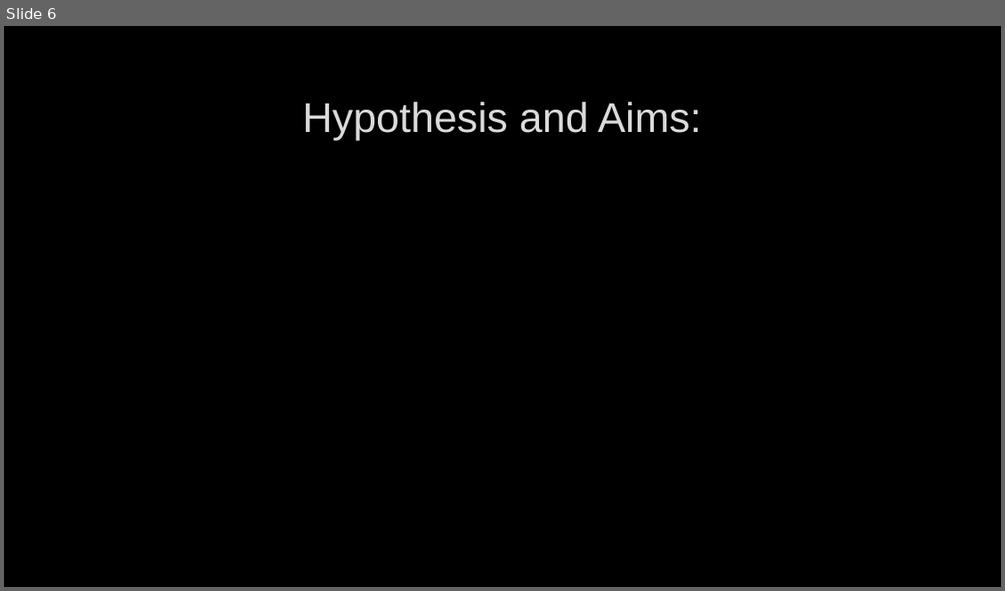
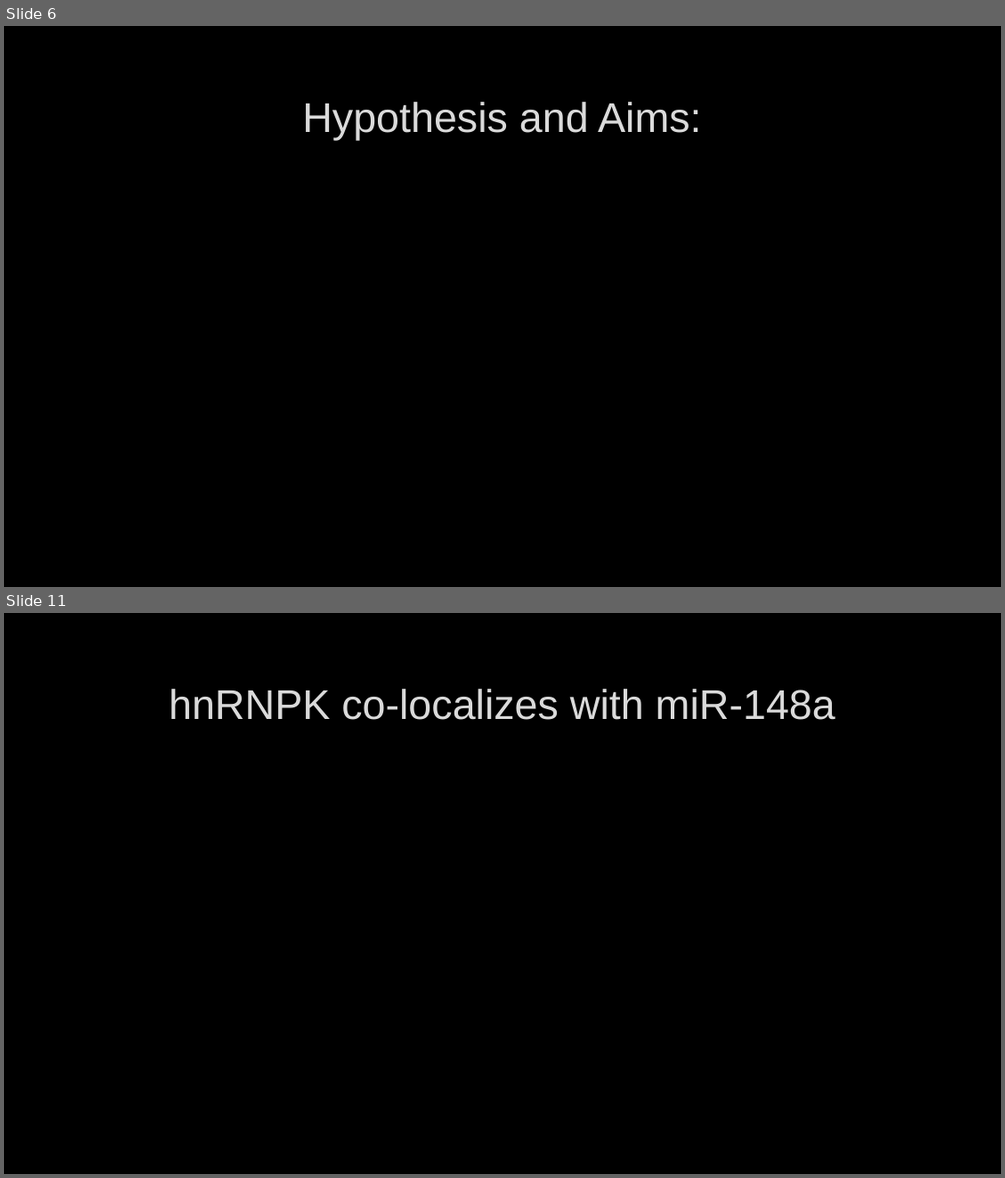
Before and after one commit to HarleyRobinson/Honours2, a slide deck: BackgroundInfo/CollCombBiol.pptx. Shown one above the other, each under a label of ours: slide 6 before the commit, slides 6 and 11 after it; the slides between them are not shown. The pictures are 1005x591 and 1005x1178 pixels, drawn with LibreOffice and Linux fonts; fonts in the diff are those of the drawing; background and template pictures are left out. Boxes give left, top, right and bottom in pixels: in the first picture for what was removed or moved away, otherwise in the second. Text is boxed around its words. In the diff, an @@ line names an element or a change of style, - is before the commit and + after.

```diff
--- a/BackgroundInfo/CollCombBiol.pptx
+++ b/BackgroundInfo/CollCombBiol.pptx
@@ slide 11 added at bbox=[4, 613, 1001, 1174], background picture (left out) @@
@@ title added at bbox=[169, 689, 835, 720], 40 pt, text #DADADA @@
+hnRNPK co-localizes with miR-148a
```
Also in this commit, not shown: 7 other slides added, 2 slides removed, 1 other file.
